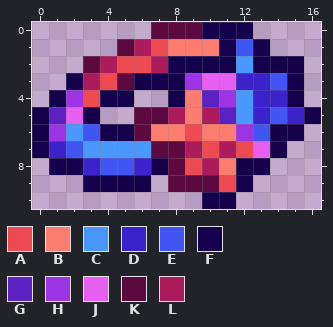
Pixel-art sprite, stored at Items/Accessories/CharmOfLegends.png. The picture above was drawn from the file before the commit.
The file is 34x22 pixels, drawn in blocks of 2x2; one block is one cell here.
Palette (. is transparent): A #ee4a51  B #fd7c70  C #4a97fd  D #3b22ca  E #4055f2  F #15004b  G #5c21c1  H #9c34e5  J #e75ff0  K #5c0940  L #ac1b5b
Pixels before, first column x 0:
 0 .......KKKFFF....
 1 .....KLABBBFEF...
 2 ...KLAALFFFFCFFF.
 3 ..FLAKFFFHJJDDEF.
 4 .FHAFF..FBGHCDDF.
 5 FGJF..KKLBLGCDEDF
 6 FHCEFFKBBABBHEFF.
 7 FDECCCCKKLALAJF..
 8 .FFDEEDFKALBFF...
 9 ...FFFF.KKKAF....
10 ..........FF.....
The same view after the edit:
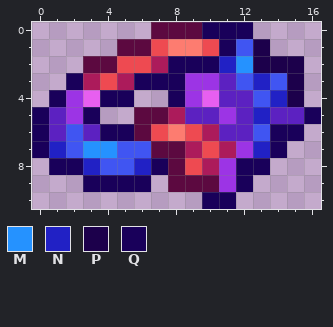
Colours new in this view: M #2592ff  N #2121c5  P #1c004b  Q #19005a
What changed:
Changed rows in their new state; - is an unchanged pixel.
first column x 0:
 0 ----------QQQ----
 1 ------K---AQ-P---
 2 ----K---QQQNMPPP-
 3 --Q--LQQQ-HGEN-P-
 4 -Q-JQQ--QHJGGENP-
 5 Q-HQ-----GGHGNGGQ
 6 QGEGQQ-A--LGG-QQ-
 7 QN-MMEE-----HNQ--
 8 -QQN--NQ---HQQ---
 9 ---QQQQ----HQ----
10 ----------QQ-----
